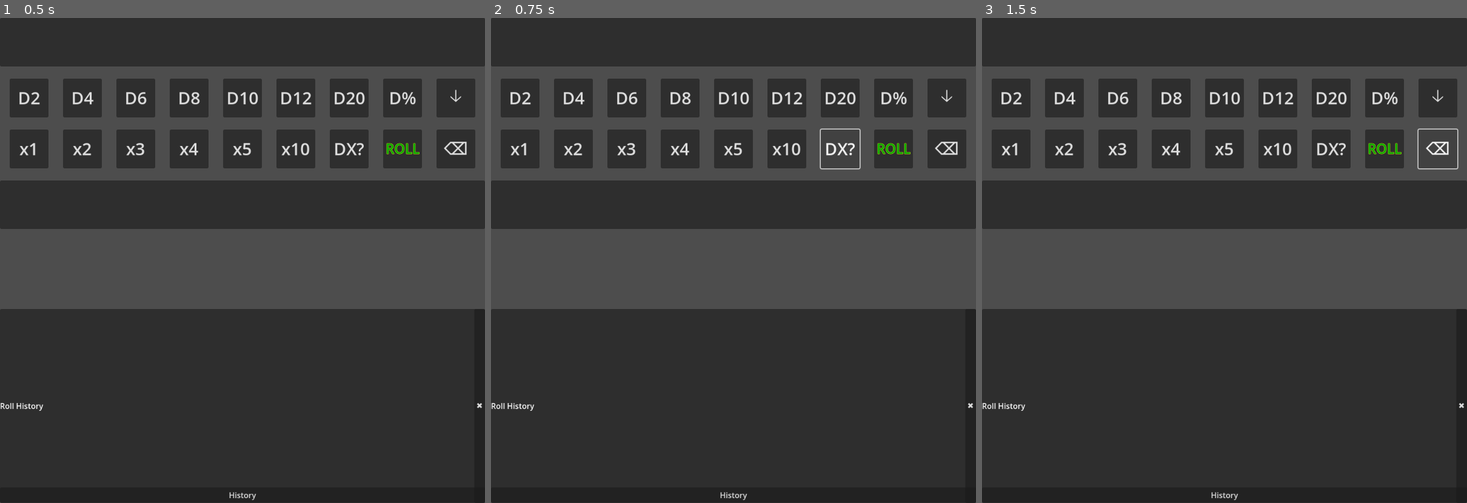
Above: before the commit, frames 1-3 (left to right).
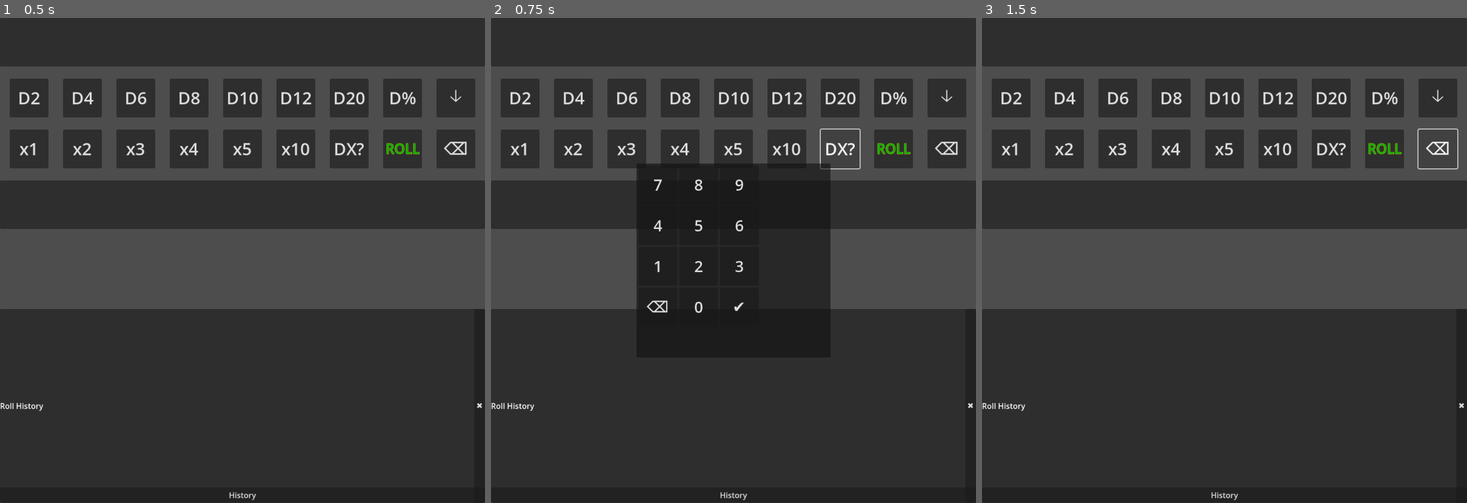
Above: after the commit, the same moments.

Repository: FromAriel/Experiments
Game: Godot game, scene res://main.tscn
Two runs of this game, one before a commit and one after it. Both use one fixed random seed, a clock stepped at 60 frames per second and the inputs below.
Inputs:
- Up to frame 1 (0.5 s): no input
- Up to frame 2 (0.75 s): click "DX?" at 0.5 s
- Up to frame 3 (1.5 s): click "⌫" at 1.25 s

Frame 1 is identical in both runs. In frame 2, 7.8% of the frame differs, in the area x 30-70%, y 30-61%; in frame 3, nothing differs.

Commit message:
feat(livedie): add del button and custom die input

Diff:
--- a/LIVEdie/scripts/dial_spinner.gd
+++ b/LIVEdie/scripts/dial_spinner.gd
@@ -10,6 +10,9 @@
 class_name DialSpinner
 extends AcceptDialog
 
+signal keypad_confirmed(value: int)
+signal keypad_canceled
+
 @export var ds_max_value: int = 1000
 @export var ds_accel_factor: float = 1.001
 
@@ -20,6 +23,10 @@
 var _flash: bool = false
 var _dial_angle: float = 0.0
 
+var _replace_first: bool = false
+var _keypad_mode: bool = false
+var _confirming: bool = false
+
 @onready var _dial := $DialArea
 @onready var _label: Label = $DialArea/ValueLabel
 @onready var _input_panel: PopupPanel = $DialArea/InputPanel as PopupPanel
@@ -33,6 +40,7 @@
     _dial.queue_redraw()
     _build_keypad()
     _input_panel.hide()
+    _input_panel.popup_hide.connect(_on_input_panel_hide)
     exclusive = false
     get_ok_button().hide()
     var transparent_stylebox = StyleBoxFlat.new()
@@ -40,7 +48,6 @@
     add_theme_stylebox_override("panel", transparent_stylebox)
     #$DialArea/InputPanel.add_theme_stylebox_override("panel", transparent_stylebox)
     self.hide()
-
 
 
 func _build_keypad() -> void:
@@ -74,7 +81,8 @@
 
 
 func _on_key(ch: String) -> void:
-    var s := str(ds_value)
+    var s := "" if _replace_first else str(ds_value)
+    _replace_first = false
     if s == "0":
         s = ""
     s += ch
@@ -84,7 +92,17 @@
 
 
 func _on_ok_pressed() -> void:
-    _input_panel.hide()
+    if _keypad_mode:
+        _confirming = true
+        _input_panel.hide()
+        hide()
+        _confirming = false
+        _dial.show()
+        _label.show()
+        emit_signal("keypad_confirmed", ds_value)
+        _keypad_mode = false
+    else:
+        _input_panel.hide()
 
 
 func _on_del_pressed() -> void:
@@ -92,9 +110,26 @@
     if s.length() > 1:
         s = s.substr(0, s.length() - 1)
     else:
+        if _keypad_mode:
+            hide()
+            _input_panel.hide()
+            emit_signal("keypad_canceled")
+            _keypad_mode = false
+            ds_value = 0
+            _update_label()
+            return
         s = "0"
     ds_value = int(s)
     _update_label()
+
+
+func _on_input_panel_hide() -> void:
+    if _keypad_mode and not _confirming:
+        hide()
+        _dial.show()
+        _label.show()
+        emit_signal("keypad_canceled")
+        _keypad_mode = false
 
 
 func _on_dial_input(event: InputEvent) -> void:
@@ -164,6 +199,18 @@
     popup()
 
 
+func open_keypad_at(center: Vector2, value: int) -> void:
+    ds_value = clamp(value, 0, ds_max_value)
+    _update_label()
+    _dial.hide()
+    _label.hide()
+    _replace_first = true
+    _keypad_mode = true
+    position = center - Vector2(_input_panel.size) / 2
+    popup()
+    _input_panel.popup_centered()
+
+
 func _input(event: InputEvent) -> void:
     if not visible:
         return
--- a/LIVEdie/scripts/quick_roll_bar.gd
+++ b/LIVEdie/scripts/quick_roll_bar.gd
@@ -34,6 +34,9 @@
 @onready var qrb_chip_box: HBoxContainer = $QueueRow/HScroll/DiceChips
 @onready var qrb_history_button: Button = $"../HistoryButton"
 @onready var qrb_history_panel: RollHistoryPanel = $"../RollHistoryPanel"
+@onready var qrb_die_x_button: Button = $RepeaterRow/DieX
+@onready var qrb_del_button: Button = $RepeaterRow/DelButton
+@onready var qrb_spinner: DialSpinner = $DialSpinner
 
 
 func _ready() -> void:
@@ -45,7 +48,11 @@
     $LongPressTimer.timeout.connect(_on_long_press_timeout)
     $PreviewDialog.confirmed.connect(_on_preview_confirmed)
     $DialSpinner.confirmed.connect(_on_spinner_confirmed)
+    qrb_spinner.keypad_confirmed.connect(_on_keypad_confirmed)
+    qrb_spinner.keypad_canceled.connect(_on_keypad_canceled)
     qrb_history_button.pressed.connect(_on_history_pressed)
+    qrb_die_x_button.pressed.connect(_on_die_x_pressed)
+    qrb_del_button.pressed.connect(_on_del_pressed)
 
 
 func _connect_dice_buttons(row: HBoxContainer) -> void:
@@ -233,3 +240,29 @@
     qrb_queue.clear()
     qrb_last_faces = 0
     _update_queue_display()
+
+
+func _on_del_pressed() -> void:
+    if qrb_queue.is_empty():
+        return
+    qrb_queue.pop_back()
+    if qrb_queue.is_empty():
+        qrb_last_faces = 0
+    else:
+        qrb_last_faces = qrb_queue[-1]["faces"]
+    _update_queue_display()
+
+
+func _on_die_x_pressed() -> void:
+    var center := qrb_die_x_button.get_global_rect().get_center()
+    var initial := qrb_last_faces if qrb_last_faces > 0 else 6
+    qrb_spinner.open_keypad_at(center, initial)
+
+
+func _on_keypad_confirmed(val: int) -> void:
+    if val > 0:
+        _add_die(val, 1)
+
+
+func _on_keypad_canceled() -> void:
+    pass
